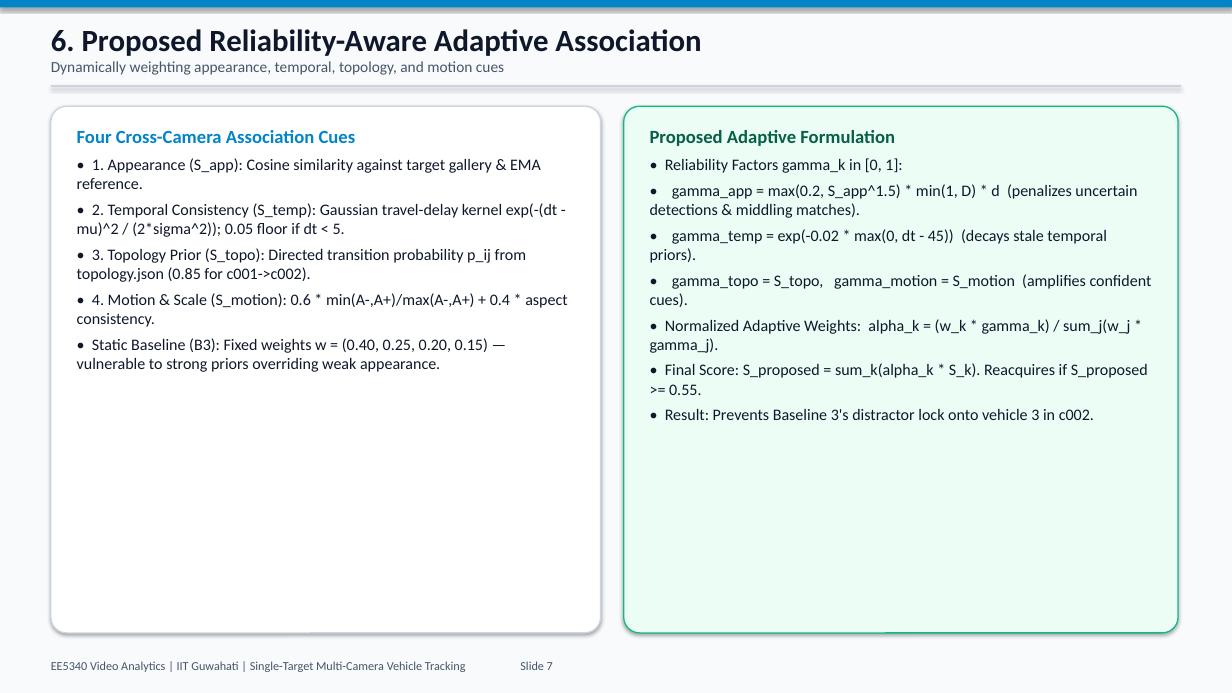
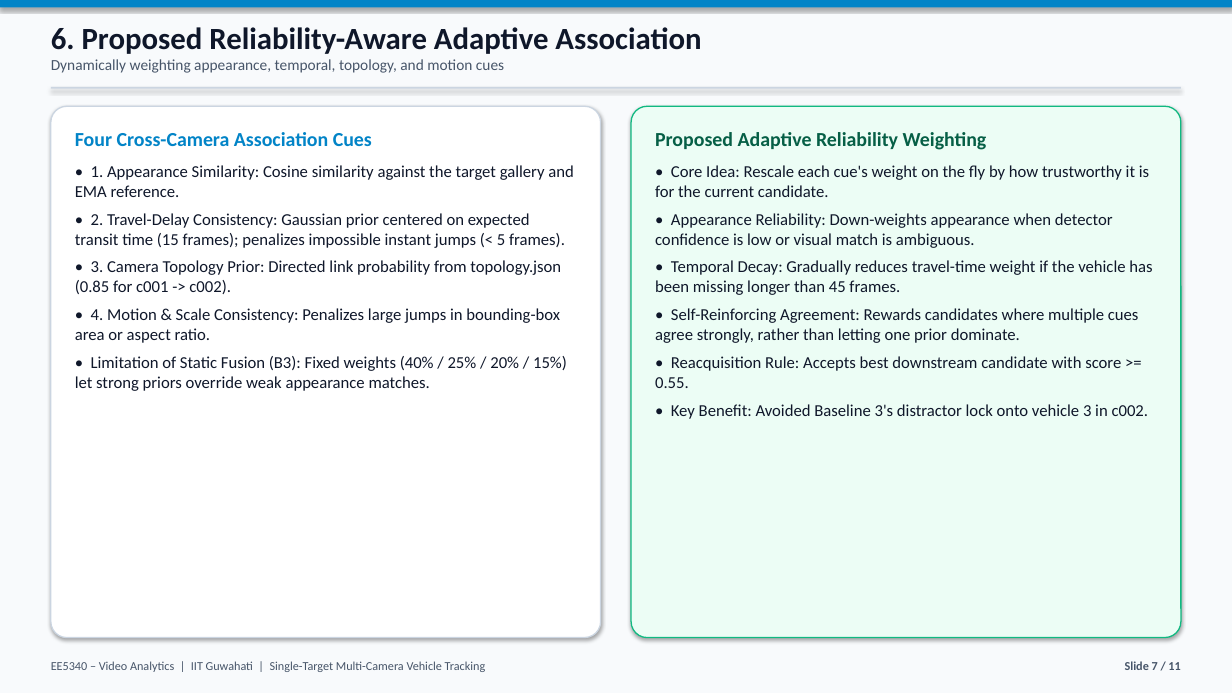
Before and after one commit to msujit908/cityflow-single-target-tracking, a slide deck: slide 7 of outputs/reports/STMCT_Presentation.pptx. Drawn at 1232x693 pixels with LibreOffice and Linux fonts; fonts in the diff are those of the drawing. Boxes give left, top, right and bottom in pixels: in the first picture for what was removed or moved away, otherwise in the second. Text is boxed around its words. In the diff, an @@ line names an element or a change of style, - is before the commit and + after.

Commit message:
Simplify PPTX slides (remove dense equations) and refine layout alignment

```diff
--- a/outputs/reports/STMCT_Presentation.pptx
+++ b/outputs/reports/STMCT_Presentation.pptx
@@ rounded rectangle: place and size @@
-rounded rectangle at [51, 106, 601, 633]
+rounded rectangle at [51, 106, 601, 638]
@@ rounded rectangle: place and size @@
-rounded rectangle at [624, 106, 1178, 633]
+rounded rectangle at [631, 106, 1181, 638]
@@ text at [75, 132, 372, 146]: size 14.5 to 15.5 pt in "Four Cross-Camera Association Cues"; more space between paragraphs @@
@@ text at [655, 132, 1152, 419]: text changed; size 12.5 to 13 pt @@
-Proposed Adaptive Formulation
-• Reliability Factors gamma_k in [0, 1]:
-• gamma_app = max(0.2, S_app^1.5) * min(1, D) * d (penalizes uncertain detections & middling matches).
-• gamma_temp = exp(-0.02 * max(0, dt - 45)) (decays stale temporal priors).
-• gamma_topo = S_topo, gamma_motion = S_motion (amplifies confident cues).
-• Normalized Adaptive Weights: alpha_k = (w_k * gamma_k) / sum_j(w_j * gamma_j).
-• Final Score: S_proposed = sum_k(alpha_k * S_k). Reacquires if S_proposed >= 0.55.
-• Result: Prevents Baseline 3's distractor lock onto vehicle 3 in c002.
+Proposed Adaptive Reliability Weighting
+• Core Idea: Rescale each cue's weight on the fly by how trustworthy it is for the current candidate.
+• Appearance Reliability: Down-weights appearance when detector confidence is low or visual match is ambiguous.
+• Temporal Decay: Gradually reduces travel-time weight if the vehicle has been missing longer than 45 frames.
+• Self-Reinforcing Agreement: Rewards candidates where multiple cues agree strongly, rather than letting one prior dominate.
+• Reacquisition Rule: Accepts best downstream candidate with score >= 0.55.
+• Key Benefit: Avoided Baseline 3's distractor lock onto vehicle 3 in c002.
@@ text at [75, 165, 573, 391]: text changed; size 12.5 to 13 pt @@
-• 1. Appearance (S_app): Cosine similarity against target gallery & EMA reference.
-• 2. Temporal Consistency (S_temp): Gaussian travel-delay kernel exp(-(dt - mu)^2 / (2*sigma^2)); 0.05 floor if dt < 5.
-• 3. Topology Prior (S_topo): Directed transition probability p_ij from topology.json (0.85 for c001->c002).
-• 4. Motion & Scale (S_motion): 0.6 * min(A-,A+)/max(A-,A+) + 0.4 * aspect consistency.
-• Static Baseline (B3): Fixed weights w = (0.40, 0.25, 0.20, 0.15) — vulnerable to strong priors overriding weak appearance.
+• 1. Appearance Similarity: Cosine similarity against the target gallery and EMA reference.
+• 2. Travel-Delay Consistency: Gaussian prior centered on expected transit time (15 frames); penalizes impossible instant jumps (< 5 frames).
+• 3. Camera Topology Prior: Directed link probability from topology.json (0.85 for c001 -> c002).
+• 4. Motion & Scale Consistency: Penalizes large jumps in bounding-box area or aspect ratio.
+• Limitation of Static Fusion (B3): Fixed weights (40% / 25% / 20% / 15%) let strong priors override weak appearance matches.
@@ text at [51, 661, 486, 672]: text changed @@
-EE5340 Video Analytics | IIT Guwahati | Single-Target Multi-Camera Vehicle Tracking Slide 7
+EE5340 – Video Analytics | IIT Guwahati | Single-Target Multi-Camera Vehicle Tracking
@@ text added at [1125, 661, 1180, 670], 9.5 pt, text #475569, bold @@
+Slide 7 / 11
```
Also in this commit, not shown: 10 other slides changed, 1 other file.
